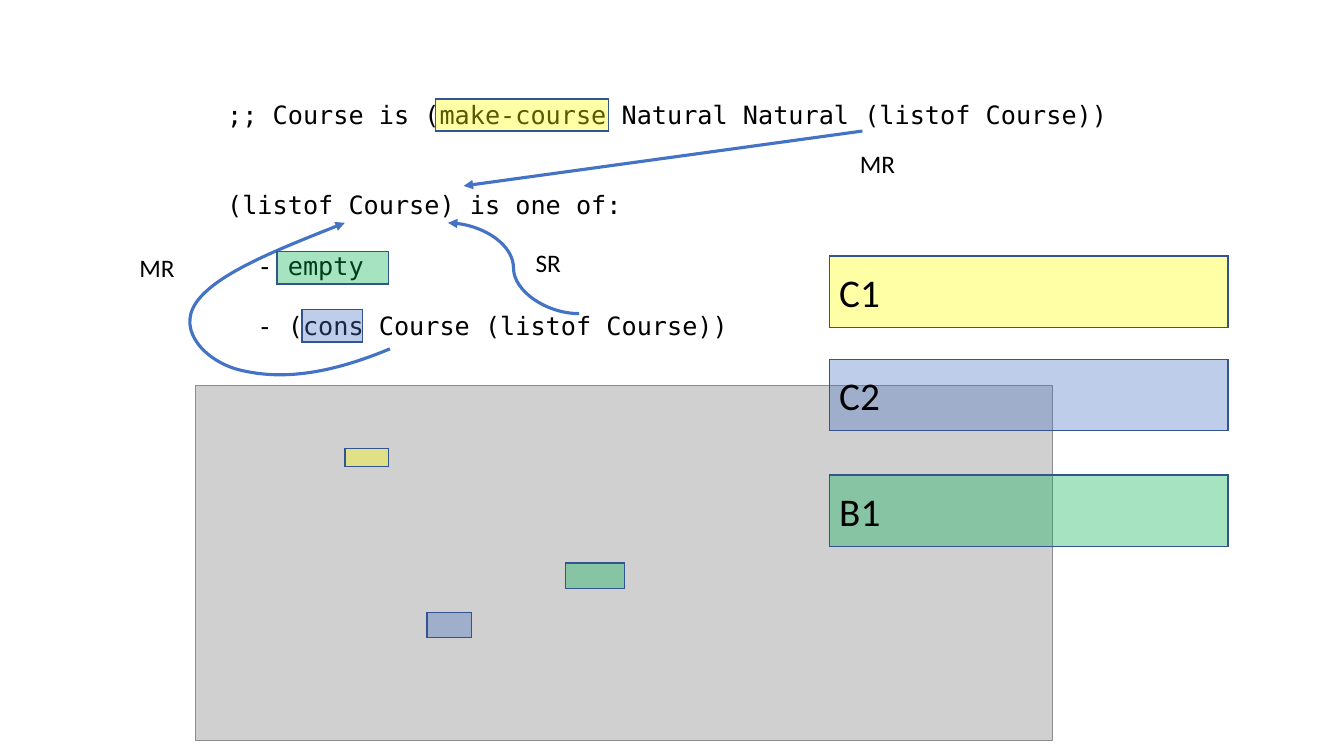
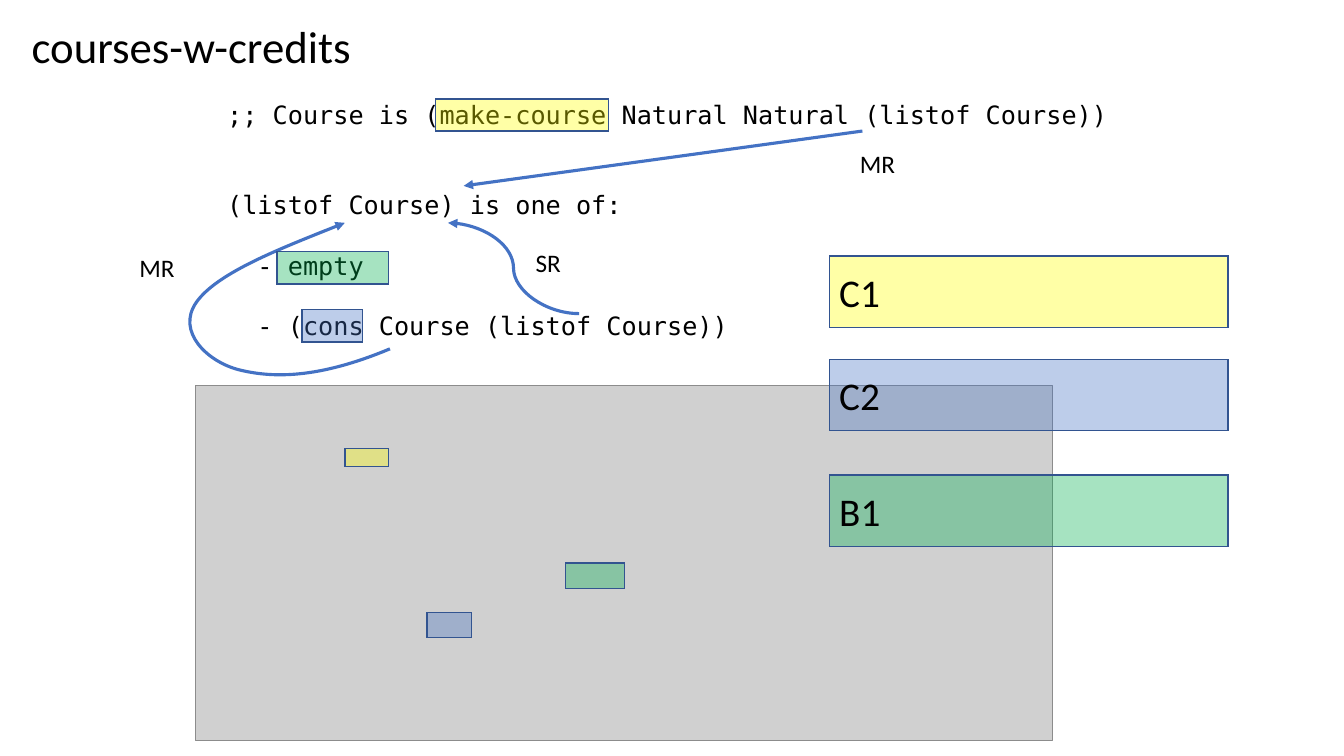
Before and after one commit to GregorKiczales/spd-materials, a slide deck: slide 6 of instructor/l14/l14-pad.pptx (slide 5 before the commit). Drawn at 1344x756 pixels with LibreOffice and Linux fonts; fonts in the diff are those of the drawing; grey boxes stand for pictures. Boxes give left, top, right and bottom in pixels: in the first picture for what was removed or moved away, otherwise in the second. Text is boxed around its words. In the diff, an @@ line names an element or a change of style, - is before the commit and + after.

```diff
--- a/instructor/l14/l14-pad.pptx
+++ b/instructor/l14/l14-pad.pptx
@@ text added at <box>32,32,351,64</box>, 32 pt, text #000000 @@
+courses-w-credits
```
Also in this commit, not shown: 4 other slides changed, 1 slide added, 2 other files.
